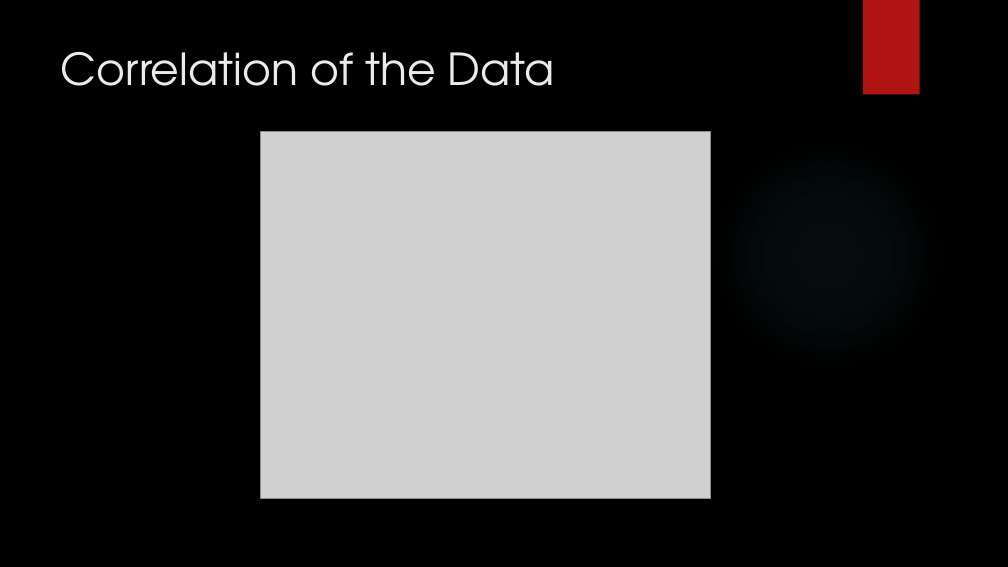
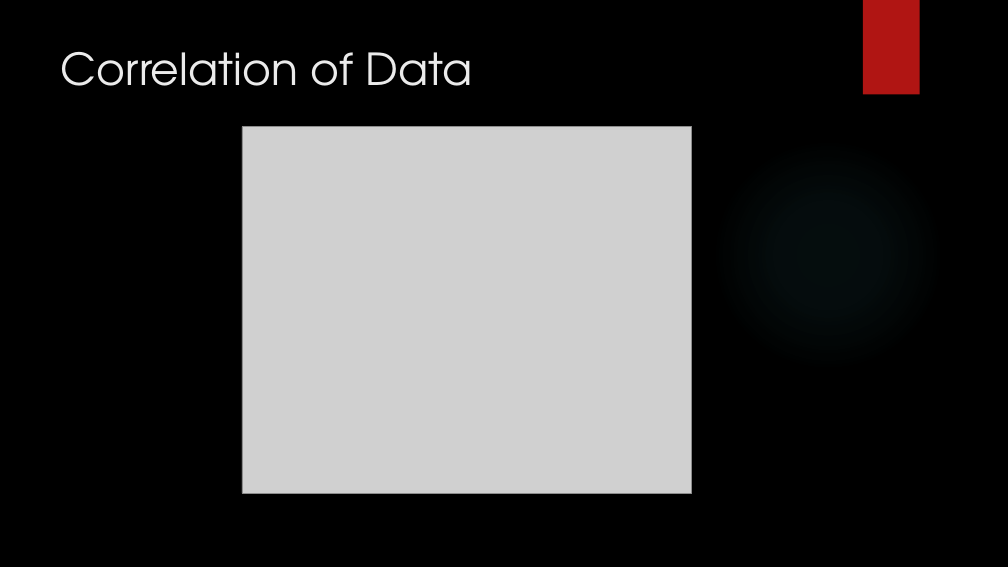
Before and after one commit to BOLATUNJI/PracticumI---Predicting-the-Price-of-Used-Cars, a slide deck: slide 12 of Predicting the Price of Used Car Presentation.pptx. Drawn at 1008x567 pixels with LibreOffice and Linux fonts; fonts in the diff are those of the drawing; grey boxes stand for pictures; background and template pictures are left out. Boxes give left, top, right and bottom in pixels: in the first picture for what was removed or moved away, otherwise in the second. Text is boxed around its words. In the diff, an @@ line names an element or a change of style, - is before the commit and + after.

```diff
--- a/Predicting the Price of Used Car Presentation.pptx
+++ b/Predicting the Price of Used Car Presentation.pptx
@@ title at (61, 52, 472, 86): text changed @@
-Correlation of the Data
+Correlation of Data
@@ picture: place and size @@
-picture at (261, 132, 711, 498)
+picture at (242, 127, 692, 494)
```
Also in this commit, not shown: 6 other slides changed, 1 slide added.
